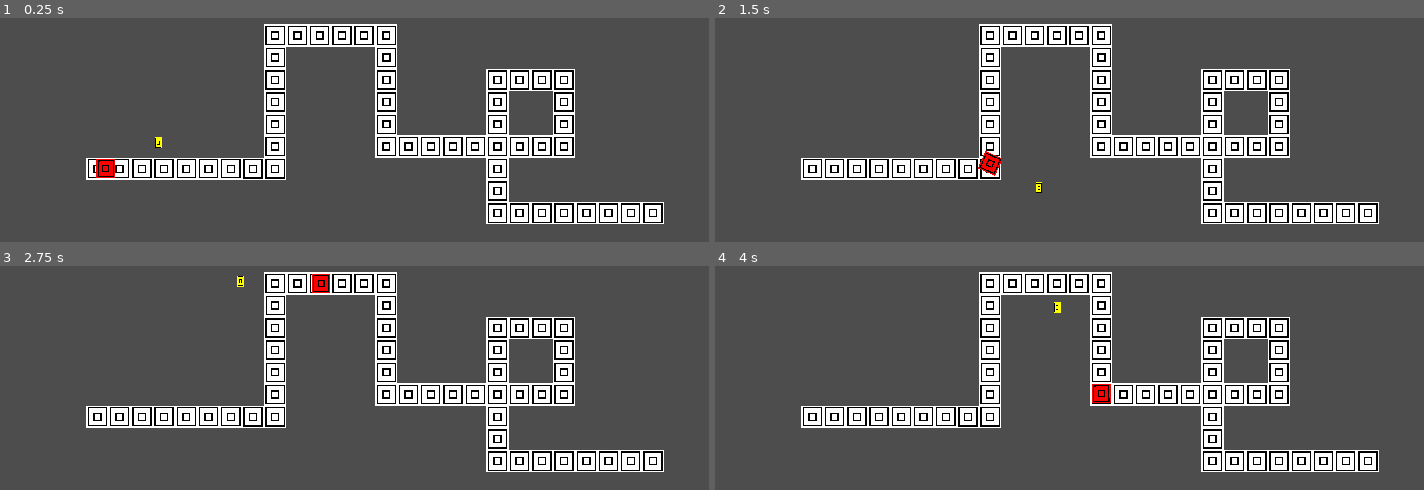
Above: before the commit, frames 1-4 (two rows, left to right).
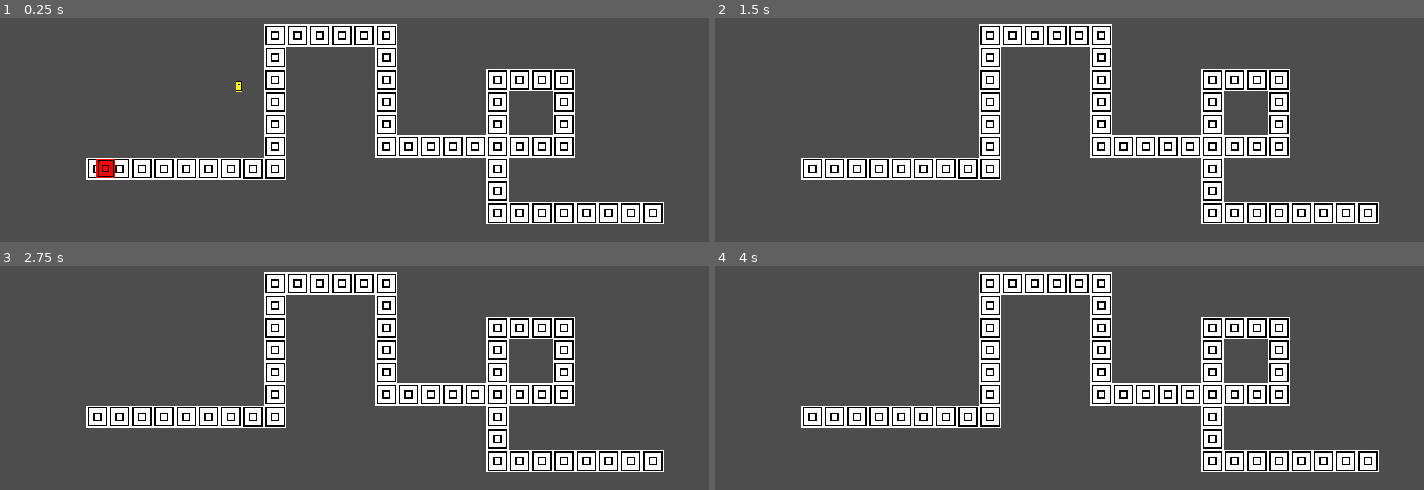
Above: after the commit, the same moments.

Repository: jg-rockesheller/towerdefense-wip
Game: Godot game, scene res://prototyping/prototype.tscn
Same seed, same stepped clock (60 frames per second), same inputs: the game is played once before the commit and once after it.
Inputs:
- Up to frame 1 (0.25 s): no input
- Up to frame 2 (1.5 s): no input
- Up to frame 3 (2.75 s): no input
- Up to frame 4 (4 s): no input

The runs differ from the first frame. In frame 1, less than 0.1% of the frame differs, in the area x 21-35%, y 28-59%; in frame 2, 0.2%; in frame 3, 0.2%; in frame 4, 0.3%, in the area x 47-56%, y 16-62%.

Commit message:
fixed bullets killing enemies

Diff:
--- a/project.godot
+++ b/project.godot
@@ -25,4 +25,4 @@
 
 [global_group]
 
-enemies=""
+enemy=""
--- a/prototyping/bullet.gd
+++ b/prototyping/bullet.gd
@@ -2,7 +2,7 @@
 
 # TODO - fix enemy_prototype
 @export var enemy_prototype: Node2D
-var bullet_speed = 100
+var bullet_speed = 2
 var velocity = 0
 
 # Called when the node enters the scene tree for the first time.
@@ -10,10 +10,10 @@
 	pass # Replace with function body.
 
 # Called every frame. 'delta' is the elapsed time since the previous frame.
-func _process(delta: float):
+func _process(_delta: float):
 	position += position.direction_to(enemy_prototype.position) * bullet_speed
 
 func _on_area_2d_area_entered(area: Area2D) -> void:
-	if area.is_in_group("enemies"):
-		area.explode()
+	if area.is_in_group("enemy"):
+		enemy_prototype.explode()
 		queue_free()
--- a/prototyping/enemy_prototype.tscn
+++ b/prototyping/enemy_prototype.tscn
@@ -6,10 +6,10 @@
 [sub_resource type="RectangleShape2D" id="RectangleShape2D_0q8te"]
 size = Vector2(16, 16)
 
-[node name="Enemy Prototype" type="PathFollow2D" groups=["enemies"]]
+[node name="Enemy Prototype" type="PathFollow2D" groups=["enemy"]]
 script = ExtResource("1_j74or")
 
-[node name="Area2D" type="Area2D" parent="."]
+[node name="Area2D" type="Area2D" parent="." groups=["enemy"]]
 
 [node name="Sprite2D" type="Sprite2D" parent="Area2D"]
 self_modulate = Color(1, 0, 0, 1)
Not shown, added: .nvim.lua
